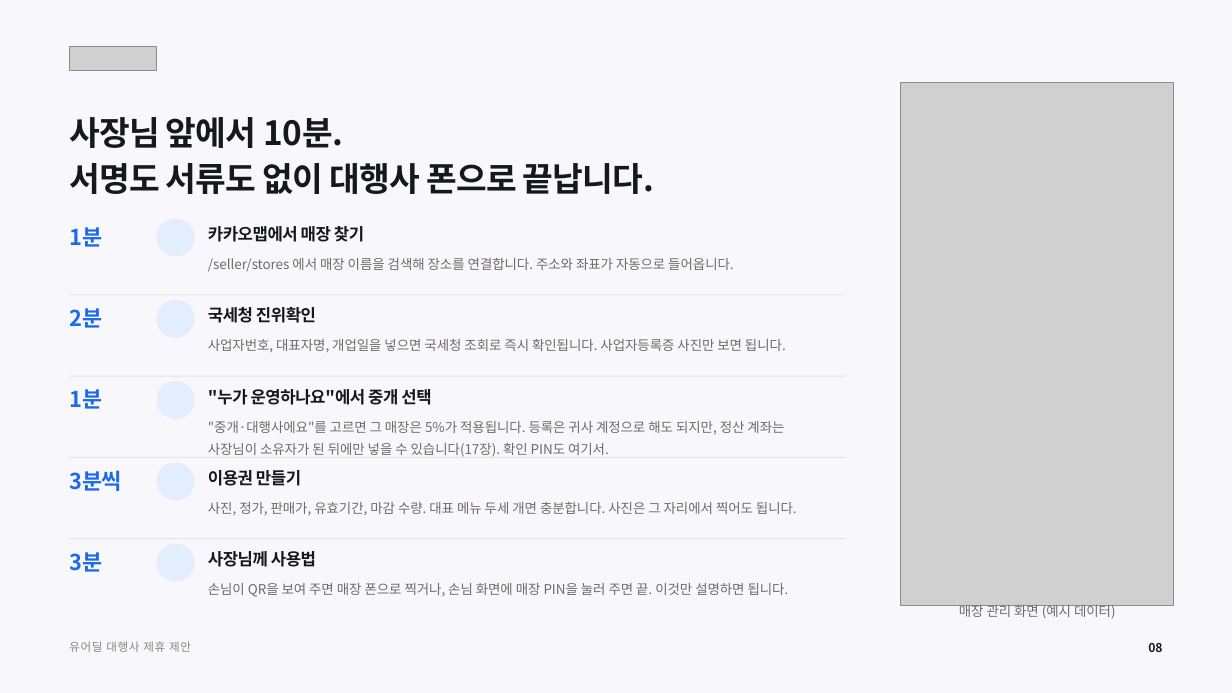
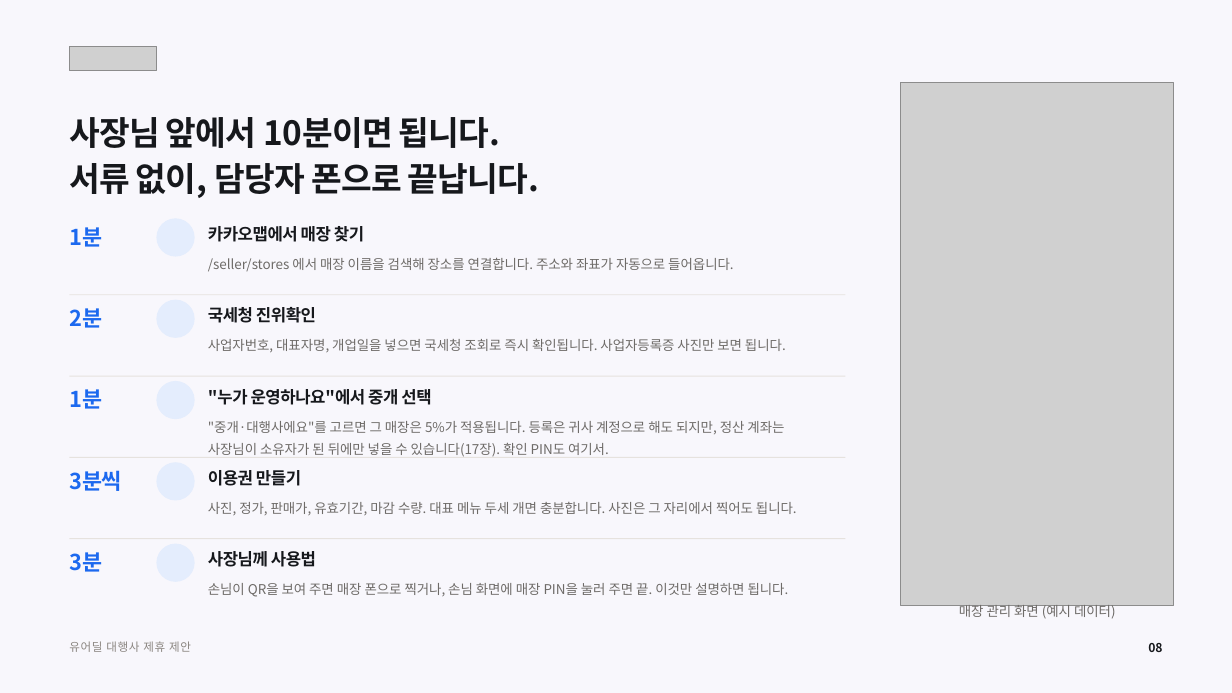
Before and after one commit to tobe2111/ur-live, a slide deck: slide 8 of docs/business/proposals/urdeal-agency-proposal.pptx. Drawn at 1232x693 pixels with LibreOffice and Linux fonts; fonts in the diff are those of the drawing; grey boxes stand for pictures; background and template pictures are left out. Boxes give left, top, right and bottom in pixels: in the first picture for what was removed or moved away, otherwise in the second. Text is boxed around its words. In the diff, an @@ line names an element or a change of style, - is before the commit and + after.

```diff
--- a/docs/business/proposals/urdeal-agency-proposal.pptx
+++ b/docs/business/proposals/urdeal-agency-proposal.pptx
@@ text at (69,117,540,198): text changed @@
-사장님 앞에서 10분.
-서명도 서류도 없이 대행사 폰으로 끝납니다.
+사장님 앞에서 10분이면 됩니다.
+서류 없이, 담당자 폰으로 끝납니다.
```
Also in this commit, not shown: 15 other slides changed, 10 other files.
